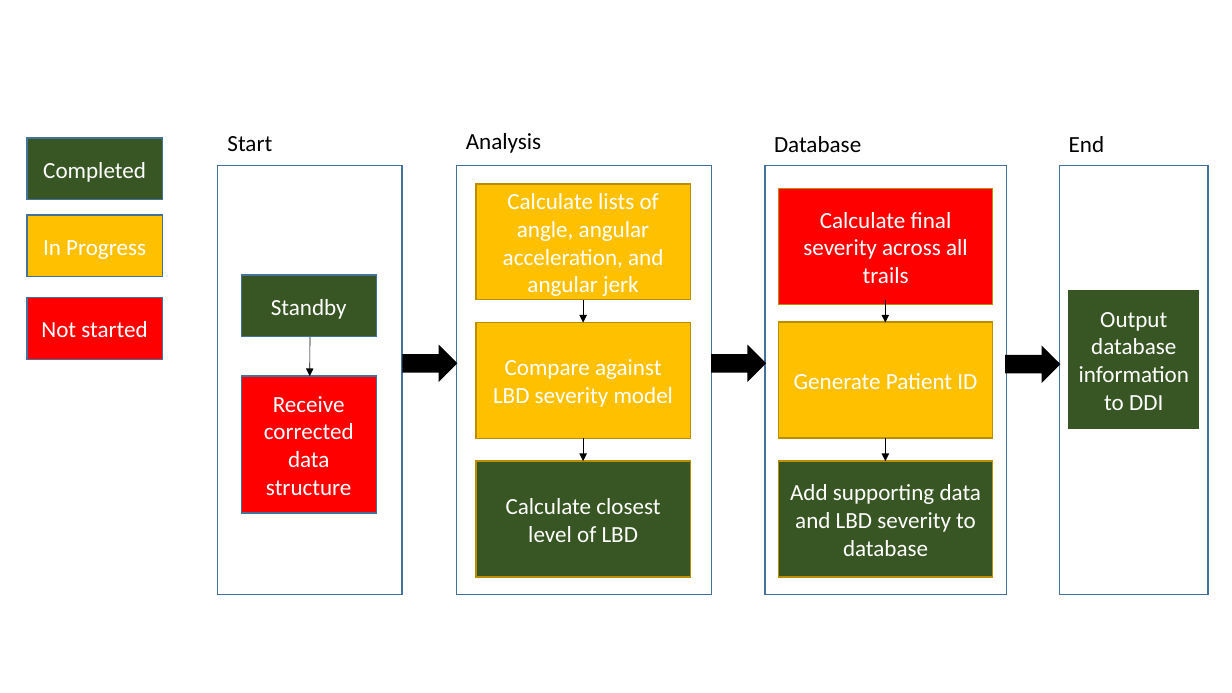
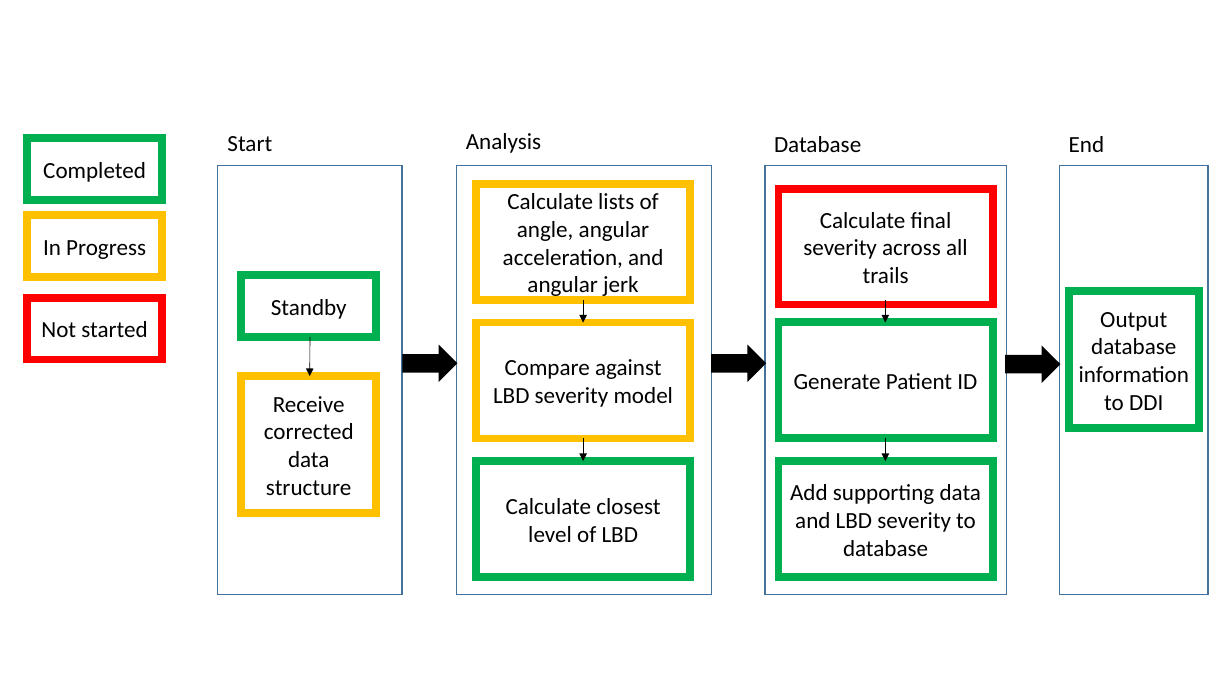
Before and after one commit to aliakbari-phd/Senior-Design-Team2, a slide deck: slide 2 of AlexDubois/Updated Flowcharts.pptx. Drawn at 1232x693 pixels with LibreOffice and Linux fonts; fonts in the diff are those of the drawing. Boxes give left, top, right and bottom in pixels: in the first picture for what was removed or moved away, otherwise in the second. Text is boxed around its words. In the diff, an @@ line names an element or a change of style, - is before the commit and + after.

```diff
--- a/AlexDubois/Updated Flowcharts.pptx
+++ b/AlexDubois/Updated Flowcharts.pptx
@@ rectangle "Completed" at (27,138,162,200): text colour #FFFFFF to #000000; fill #385723 to #FFFFFF; outline #43739E 1 pt to #00B050 6 pt @@
@@ rectangle "Calculate lists of angle, angular ..." at (476,184,690,299): text colour #FFFFFF to #000000; fill #FFC000 to #FFFFFF; outline #BD8E00 1 pt to #FFC000 6 pt @@
@@ rectangle "Calculate final severity across all ..." at (778,189,993,304): text colour #FFFFFF to #000000; fill #FF0000 to #FFFFFF; outline #BD8E00 1 pt to #FF0000 6 pt @@
@@ rectangle "In Progress" at (27,215,162,277): text colour #FFFFFF to #000000; fill #FFC000 to #FFFFFF; outline #43739E 1 pt to #FFC000 6 pt @@
@@ rectangle "Not started" at (27,298,162,360): text colour #FFFFFF to #000000; fill #FF0000 to #FFFFFF; outline #43739E 1 pt to #FF0000 6 pt @@
@@ rectangle "Standby" at (241,275,376,337): text colour #FFFFFF to #000000; fill #385723 to #FFFFFF; outline #43739E 1 pt to #00B050 6 pt @@
@@ rectangle "Output database information to DDI" at (1069,291,1200,428): text colour #FFFFFF to #000000; fill #385723 to #FFFFFF; outline #385723 1 pt to #00B050 6 pt @@
@@ rectangle "Compare against LBD severity model" at (476,323,690,438): text colour #FFFFFF to #000000; fill #FFC000 to #FFFFFF; outline #BD8E00 1 pt to #FFC000 6 pt @@
@@ rectangle "Generate Patient ID" at (778,323,993,438): text colour #FFFFFF to #000000; fill #FFC000 to #FFFFFF; outline #BD8E00 1 pt to #00B050 6 pt @@
@@ rectangle "Receive corrected data structure" at (241,376,376,513): text colour #FFFFFF to #000000; fill #FF0000 to #FFFFFF; outline #43739E 1 pt to #FFC000 6 pt @@
@@ rectangle "Calculate closest level of LBD" at (476,461,690,577): text colour #FFFFFF to #000000; fill #385723 to #FFFFFF; outline #BD8E00 1 pt to #00B050 6 pt @@
@@ rectangle "Add supporting data and LBD ..." at (778,461,993,577): text colour #FFFFFF to #000000; fill #385723 to #FFFFFF; outline #BD8E00 1 pt to #00B050 6 pt @@
```
Also in this commit, not shown: 19 other files.
